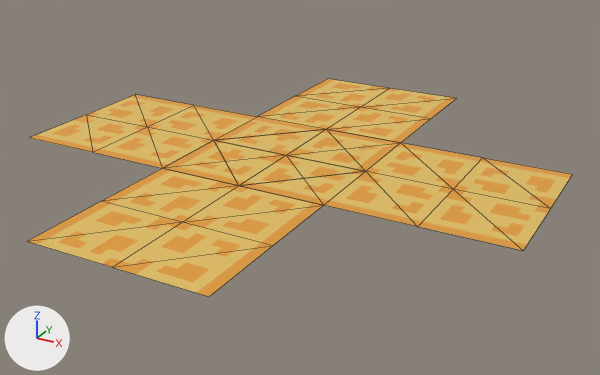
An edit to the glTF model Assets/Models/PathForest.gltf, drawn before and after from the same camera.
The view is the same before and after, from a 50 mm lens placed at (6.92, -5.21, 3.49), pointed at (2.71, 2.45, -0.33). Lighting does not change. The marker at lower left points along +X, +Y and +Z. Mesh edges are drawn as thin lines. Where no turn or scale is listed for an object, it has been applied to the vertices. Vertices at the same position are counted once.

The first picture shows 'East', 'North', 'PathCorner', 'PathEnd', 'PathTJunction', 'South', 'West'.
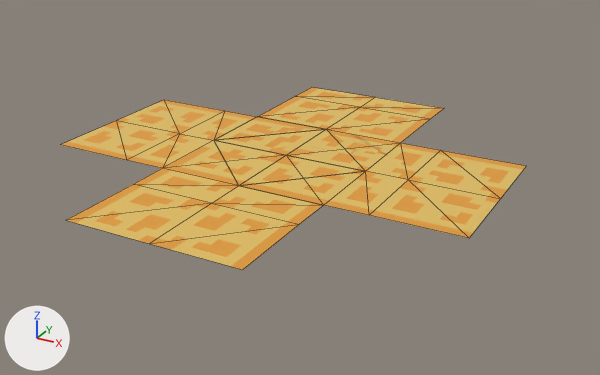
Patch to the scene script:
```diff
--- a/Assets/Models/PathForest.gltf.py
+++ b/Assets/Models/PathForest.gltf.py
@@ me_mesh_0 @@
 # verts and faces of me_mesh_0; kept vertices keep their numbers, new ones are numbered from 9
-me_mesh_0.from_pydata(...)  # 9 vertices, 8 faces; spans x -1.0..1.0, y -1.0..1.0, z 0.0
+me_mesh_0.from_pydata(...)  # 9 vertices, 8 faces; spans x -0.5..1.0, y -1.0..1.0, z 0.0
+# me_mesh_0 part 1
+delete_vertices([4, 5, 7])  # with the faces that use them
+for new, old in zip([9, 10, 11], [1, 2, 6]): verts[new] = verts[old] + (-0.5, 0.0, 0.0)
+faces += [(2, 10, 6), (6, 10, 11), (2, 9, 10), (1, 9, 2)]
 me_mesh_0.materials.append(mat_texture_0)
@@ me_mesh_1 @@
 # verts and faces of me_mesh_1; kept vertices keep their numbers, new ones are numbered from 9
-me_mesh_1.from_pydata(...)  # 9 vertices, 8 faces; spans x -1.0..1.0, y -1.0..1.0, z 0.0
+me_mesh_1.from_pydata(...)  # 9 vertices, 8 faces; spans x -1.0..0.5, y -1.0..1.0, z 0.0
+# me_mesh_1 part 2
+delete_vertices([4, 5, 7])  # with the faces that use them
+for new, old in zip([9, 10, 11], [1, 2, 6]): verts[new] = verts[old] + (0.5, 0.0, 0.0)
+faces += [(2, 10, 6), (6, 10, 11), (2, 9, 10), (1, 9, 2)]
 me_mesh_1.materials.append(mat_texture_0)
@@ me_mesh_2 @@
 me_mesh_2.from_pydata(...)  # 9 vertices, 8 faces; spans x -1.0..1.0, y -1.0..1.0, z 0.0
+# me_mesh_2 part 3
+for i in [4, 5, 7]: me_mesh_2.vertices[i].co += Vector((0.0, -0.5, 0.0))
 me_mesh_2.materials.append(mat_texture_0)
@@ me_mesh_3 @@
 me_mesh_3.from_pydata(...)  # 9 vertices, 8 faces; spans x -1.0..1.0, y -1.0..1.0, z 0.0
+# me_mesh_3 part 4
+for i in [4, 5, 7]: me_mesh_3.vertices[i].co += Vector((0.0, -0.5, 0.0))
 me_mesh_3.materials.append(mat_texture_0)
@@ me_mesh_5 @@
 # verts and faces of me_mesh_5; kept vertices keep their numbers, new ones are numbered from 10
-me_mesh_5.from_pydata(...)  # 10 vertices, 8 faces; spans x -1.0..1.0, y -1.0..1.0, z 0.0
+me_mesh_5.from_pydata(...)  # 9 vertices, 8 faces; spans x -1.0..1.0, y -1.0..1.0, z 0.0
+# me_mesh_5 part 5
+delete_vertices([9])  # with the faces that use them
+faces += [(2, 7, 4)]
 me_mesh_5.materials.append(mat_texture_0)
@@ ob_north @@
 ob_north = bpy.data.objects.new('North', me_mesh_0)
-ob_north.location = (4.5, 2.5, 0.006)
+ob_north.location = (4.0, 2.5, 0.006)
@@ ob_south @@
 ob_south = bpy.data.objects.new('South', me_mesh_1)
-ob_south.location = (0.5, 2.5, 0.006)
+ob_south.location = (1.0, 2.5, 0.006)
@@ ob_west @@
 ob_west = bpy.data.objects.new('West', me_mesh_3)
-ob_west.location = (2.5, 0.5, 0.006)
+ob_west.location = (2.5, 1.0, 0.006)
```

Pixel boxes [x1, y1, x2, y2] of what changed, in the pictures (600 x 375 px; the box of a moved part takes in the faces that stretch with it):
'West', reshaped, moved (13% narrower, 21% shorter)
    before: [27, 168, 323, 297]
    after: [66, 168, 323, 270]
'North', reshaped, moved (19% narrower, 12% shorter)
    before: [324, 143, 573, 251]
    after: [324, 143, 526, 238]
'South', reshaped, moved (14% narrower, 7% shorter)
    before: [30, 95, 256, 168]
    after: [61, 100, 256, 168]
'East', reshaped (6% narrower, 12% shorter)
    before: [258, 79, 456, 143]
    after: [258, 87, 444, 143]
'PathTJunction', reshaped
    before: [251, 117, 400, 150]
    after: [352, 134, 400, 155]
part 1 of me_mesh_0, moved or reshaped
    before: [324, 143, 482, 226]
    after: [324, 143, 441, 215]
part 2 of me_mesh_1, moved or reshaped
    before: [93, 105, 256, 168]
    after: [128, 111, 256, 168]
part 3 of me_mesh_2, moved or reshaped
    before: [296, 79, 456, 119]
    after: [296, 87, 444, 119]
part 4 of me_mesh_3, moved or reshaped
    before: [102, 168, 323, 246]
    after: [134, 168, 323, 224]
part 5 of me_mesh_5, moved or reshaped (not visible afterwards)
    before: [306, 129, 326, 138]
'PathFourJunction', unchanged, uncovered by the edit
    after: [202, 125, 358, 155]
